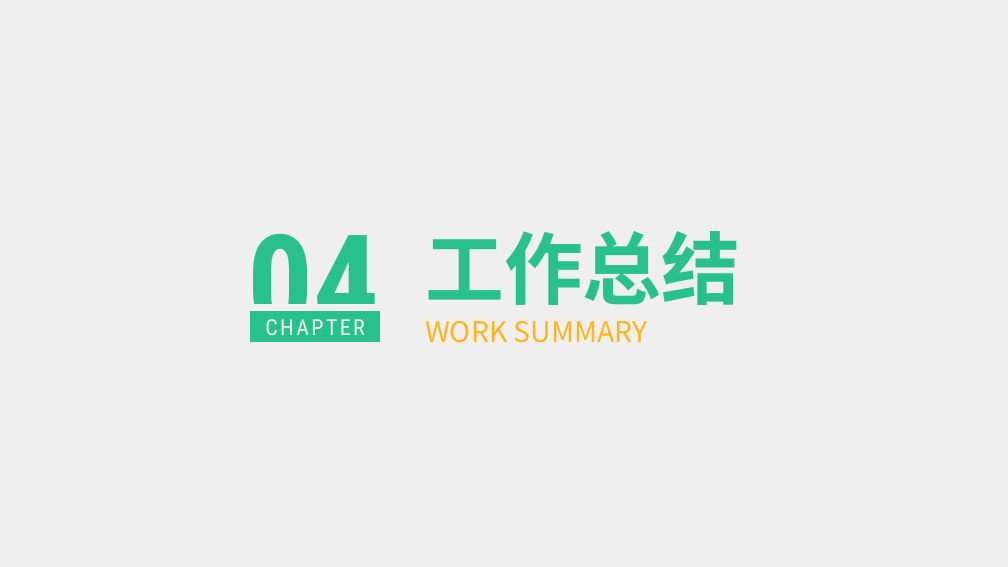
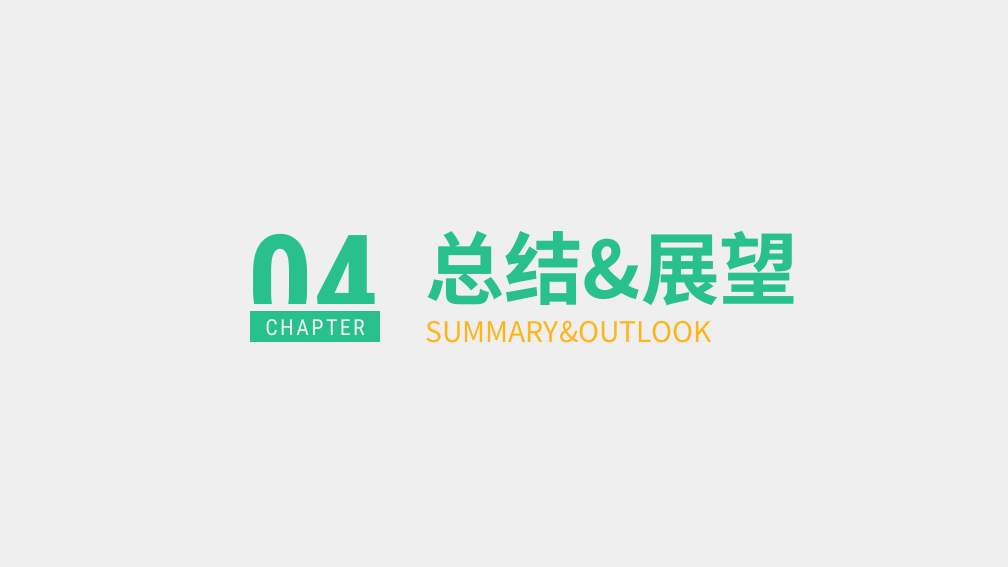
Before and after one commit to liygcoder/workerspace, a slide deck: slide 19 of ppt.pptx (slide 17 before the commit). Drawn at 1008x567 pixels with LibreOffice and Linux fonts; fonts in the diff are those of the drawing. Boxes give left, top, right and bottom in pixels: in the first picture for what was removed or moved away, otherwise in the second. Text is boxed around its words. In the diff, an @@ line names an element or a change of style, - is before the commit and + after.

```diff
--- a/ppt.pptx
+++ b/ppt.pptx
@@ text at (425, 231, 798, 343): text changed @@
-工作总结
-WORK SUMMARY
+总结&展望SUMMARY&OUTLOOK
```
Also in this commit, not shown: 9 other slides changed, 7 slides added, 4 slides removed.
